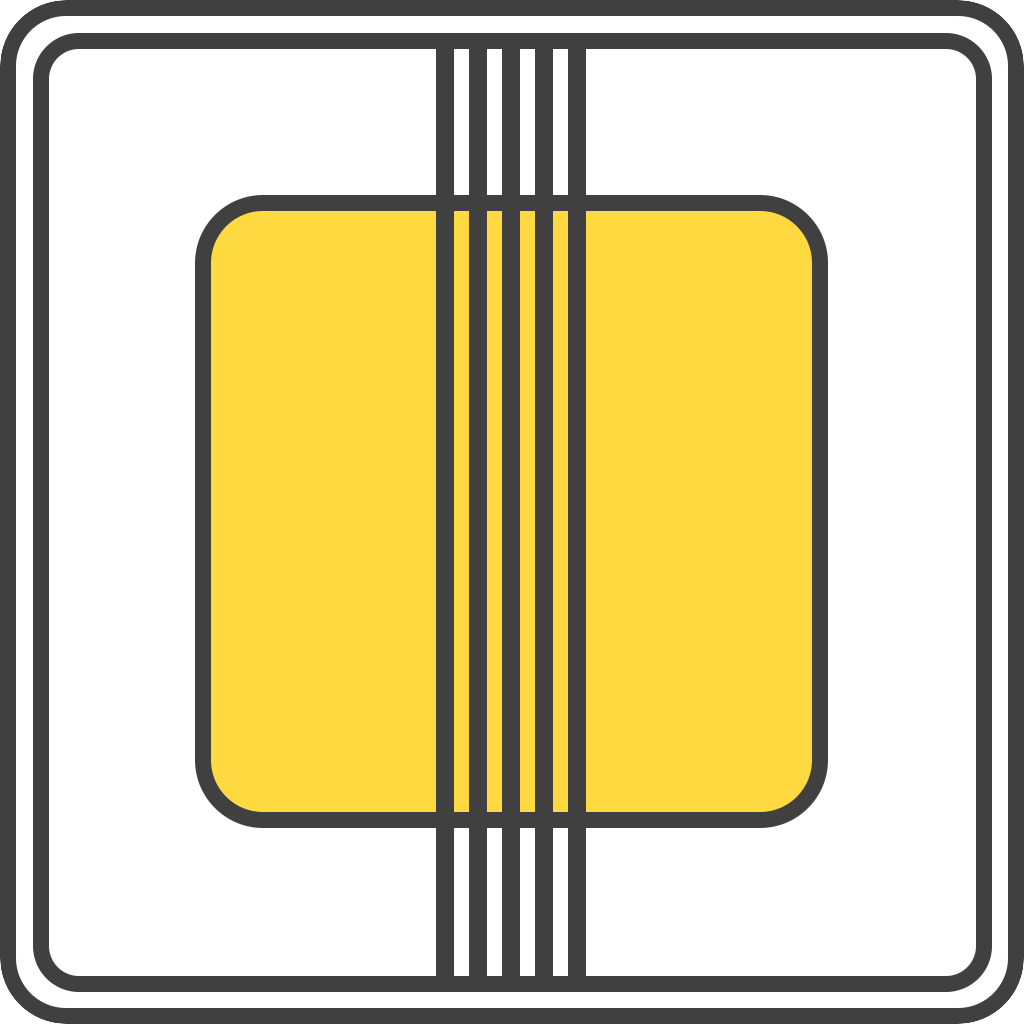
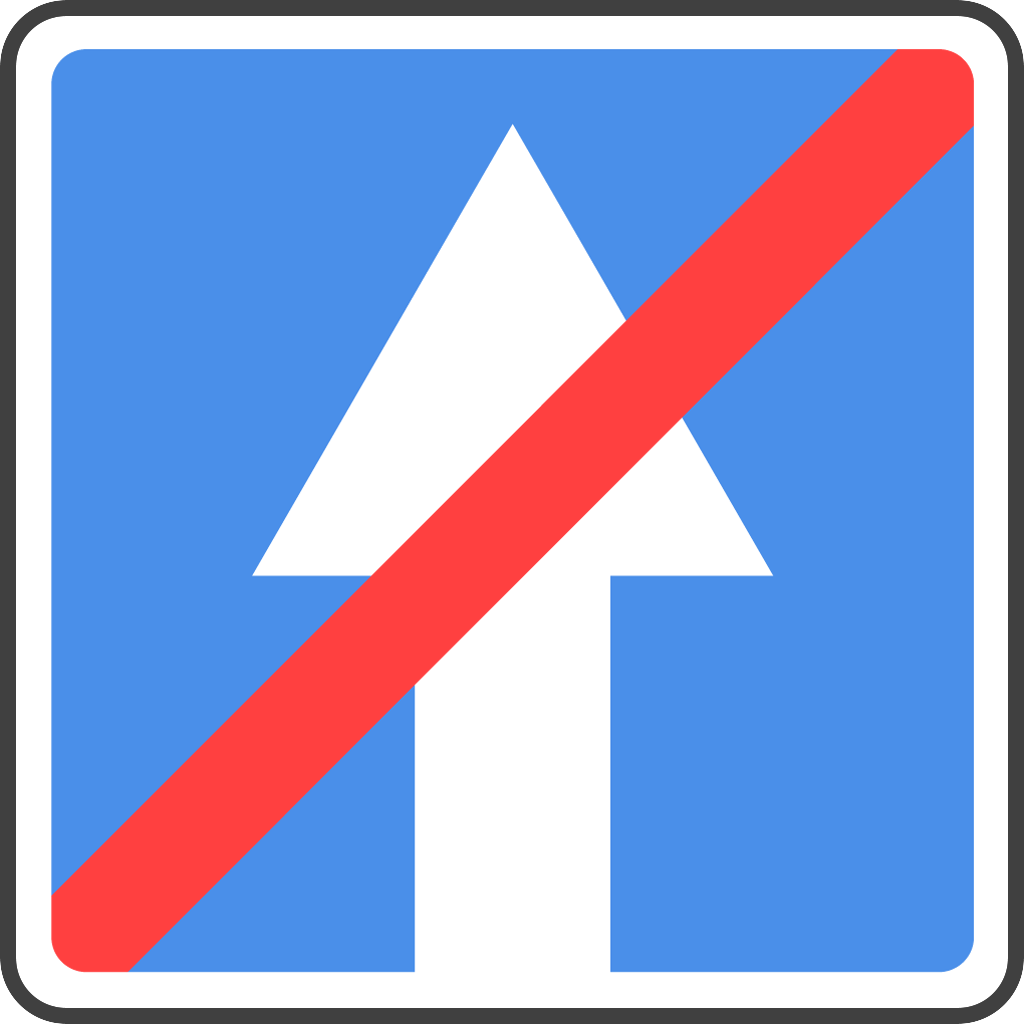
Layered file, before and after one edit (1024px x 1024px). Changes by layer:
added layer "Прямоугольник, скругл. углы 1 копия 4" in group "Группа 1" over [16, 16, 1008, 1008]
added group "5.6" with 1 layers in group "Группа 1" over [29, 29, 995, 996]
added layer "Слой 3" in group "5.6" over [29, 29, 995, 996]
added group "5.5" with 1 layers in group "Группа 1" over [29, 29, 995, 996]
added layer "Слой 4" in group "5.5" over [29, 29, 995, 996]
hid group "2.2" (5 layers) over [436, 35, 586, 989]
renamed "base" to "2.1", hid the group it (3 layers) over [16, 16, 1008, 1008]
painted on "Прямоугольник, скругл. углы 1 копия" over [53, 49, 976, 79]
showed "Прямоугольник, скругл. углы 1 копия 3" over [0, 0, 1024, 1024]